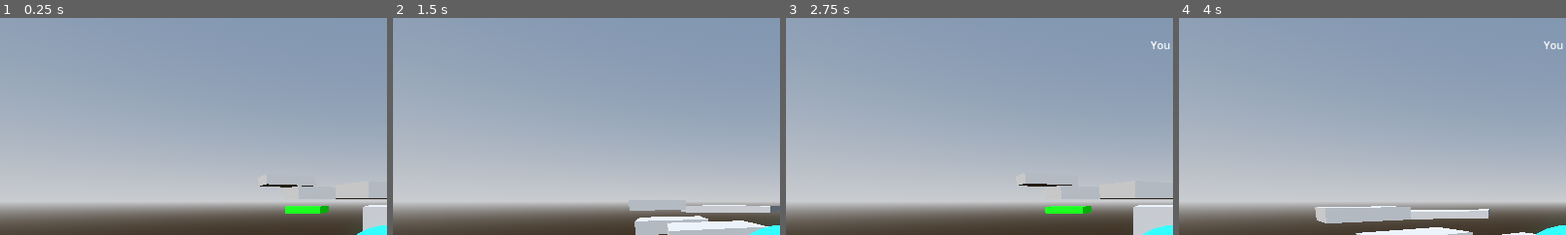
Above: before the commit, frames 1-4 (left to right).
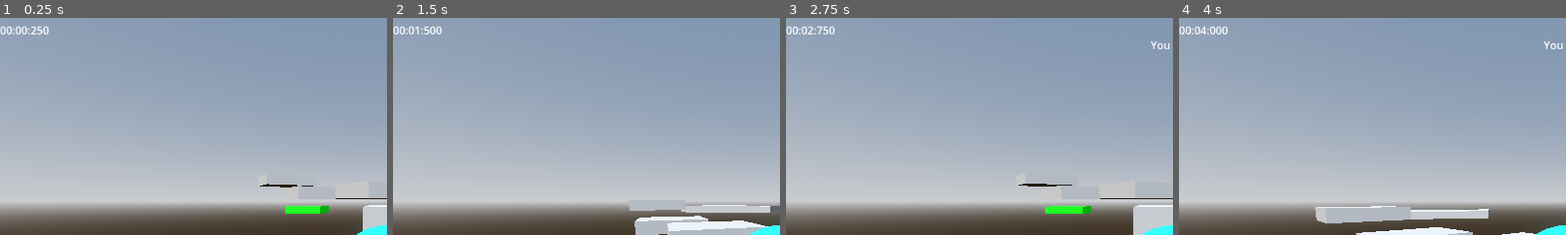
Above: after the commit, the same moments.

Repository: jpvds1/DDJD
Game: Godot game, scene res://scenes/levels/level_1.tscn
Same seed, same stepped clock (60 frames per second), same inputs: the game is played once before the commit and once after it.
Inputs (mouse positions are % of the whole screen's width and height, from its top left):
- Up to frame 1 (0.25 s): no input
- Up to frame 2 (1.5 s): tap Enter at 0.5 s; move the mouse to (55, 50) at 0.52 s; hold W (move_forwards) from 0.53 s (still down); tap Q (dash) at 0.6 s; tap Space (jump) at 0.77, 0.8, 1.07, 1.35 s; move the mouse to (45, 50) at 1.27 s
- Up to frame 3 (2.75 s): keep holding W (move_forwards); tap Space (jump) at 1.52, 1.82, 2.3 s; tap Q (dash) at 1.55, 2.1 s; move the mouse to (52, 48) at 2.02 s
- Up to frame 4 (4 s): keep holding W (move_forwards); move the mouse to (49, 52) at 2.77 s; tap Shift (sprint) at 2.85 s; tap Space (jump) at 3.02, 3.32, 3.77, 3.8 s; tap Q (dash) at 3.05, 3.6 s; move the mouse to (57, 51) at 3.52 s
The pictures show only the part of the screen within x 0-50%, y 0-50%; the shares and areas given below are measured in that part.

The runs differ from the first frame. In frame 1, 0.3% of the frame differs, in the area x 0-13%, y 4-8%; in frame 2, 0.2%; in frame 3, 0.2%; in frame 4, 0.3%.

Commit message:
feat: run timer

Diff:
--- a/platformer-game/scenes/levels/level_1.tscn
+++ b/platformer-game/scenes/levels/level_1.tscn
@@ -1,6 +1,7 @@
 [gd_scene format=3 uid="uid://bjnmrbepu0wl3"]
 
 [ext_resource type="PackedScene" uid="uid://ch7shhditu1lk" path="res://scenes/player/capsule_character.tscn" id="1_ksju7"]
+[ext_resource type="Script" uid="uid://cflc7oyeciht7" path="res://scripts/systems/level.gd" id="1_sk5k4"]
 [ext_resource type="PackedScene" uid="uid://dcgfprowomfpv" path="res://scenes/building_materials/killzone.tscn" id="3_nsrm0"]
 [ext_resource type="PackedScene" uid="uid://6sseieh1wxj" path="res://scenes/building_materials/checkpoint_platform.tscn" id="4_x42e6"]
 [ext_resource type="PackedScene" uid="uid://dy8jnv2byaaoj" path="res://scenes/ui/main_UI.tscn" id="5_6761a"]
@@ -20,6 +21,9 @@
 glow_enabled = true
 
 [node name="Empty Level" type="Node3D" unique_id=216242194]
+script = ExtResource("1_sk5k4")
+player_path = NodePath("CharacterBody3D")
+ui_path = NodePath("CanvasLayer")
 
 [node name="WorldEnvironment" type="WorldEnvironment" parent="." unique_id=751782853]
 environment = SubResource("Environment_jdsy5")
--- a/platformer-game/scenes/ui/main_UI.tscn
+++ b/platformer-game/scenes/ui/main_UI.tscn
@@ -5,64 +5,82 @@
 [node name="CanvasLayer" type="CanvasLayer" unique_id=9067626]
 script = ExtResource("1_gks1h")
 
-[node name="RootMargin" type="MarginContainer" parent="." unique_id=1389435374]
+[node name="HUD" type="Control" parent="." unique_id=1843155387]
+layout_mode = 3
+anchors_preset = 0
+offset_right = 40.0
+offset_bottom = 40.0
+
+[node name="RootMargin" type="MarginContainer" parent="HUD" unique_id=1389435374]
+layout_mode = 1
 anchors_preset = 2
 anchor_top = 1.0
 anchor_bottom = 1.0
-offset_top = -56.0
-offset_right = 40.0
+offset_top = 524.0
+offset_right = 280.0
+offset_bottom = 608.0
 grow_vertical = 0
 theme_override_constants/margin_left = 20
 theme_override_constants/margin_top = 20
 theme_override_constants/margin_right = 20
 theme_override_constants/margin_bottom = 20
 
-[node name="MainVBox" type="VBoxContainer" parent="RootMargin" unique_id=222113591]
+[node name="MainVBox" type="VBoxContainer" parent="HUD/RootMargin" unique_id=222113591]
 custom_minimum_size = Vector2(240, 0)
 layout_mode = 2
 theme_override_constants/separation = 10
 
-[node name="LivesContainer" type="HBoxContainer" parent="RootMargin/MainVBox" unique_id=760054353]
+[node name="LivesContainer" type="HBoxContainer" parent="HUD/RootMargin/MainVBox" unique_id=760054353]
 layout_mode = 2
 theme_override_constants/separation = 8
 alignment = 2
 
-[node name="JumpsContainer" type="HBoxContainer" parent="RootMargin/MainVBox" unique_id=1496545924]
+[node name="JumpsContainer" type="HBoxContainer" parent="HUD/RootMargin/MainVBox" unique_id=1496545924]
 layout_mode = 2
 theme_override_constants/separation = 10
 
-[node name="DashRow" type="Control" parent="RootMargin/MainVBox" unique_id=1522602988]
+[node name="DashRow" type="Control" parent="HUD/RootMargin/MainVBox" unique_id=1522602988]
 custom_minimum_size = Vector2(240, 24)
 layout_mode = 2
 
-[node name="DashBackground" type="ColorRect" parent="RootMargin/MainVBox/DashRow" unique_id=2104685644]
+[node name="DashBackground" type="ColorRect" parent="HUD/RootMargin/MainVBox/DashRow" unique_id=2104685644]
 layout_mode = 0
 offset_right = 240.0
 offset_bottom = 24.0
 color = Color(0.22, 0.22, 0.22, 1)
 
-[node name="DashFill" type="ColorRect" parent="RootMargin/MainVBox/DashRow" unique_id=219684222]
+[node name="DashFill" type="ColorRect" parent="HUD/RootMargin/MainVBox/DashRow" unique_id=219684222]
 layout_mode = 0
 offset_right = 240.0
 offset_bottom = 24.0
 color = Color(0.65, 0.65, 0.65, 1)
 
-[node name="MessageTop" type="MarginContainer" parent="." unique_id=1921871870]
+[node name="MessageTop" type="MarginContainer" parent="HUD" unique_id=1921871870]
+layout_mode = 1
 anchors_preset = 5
 anchor_left = 0.5
 anchor_right = 0.5
-offset_left = -0.5
-offset_right = 0.5
+offset_left = 555.5
+offset_right = 556.5
 offset_bottom = 53.0
 grow_horizontal = 2
 theme_override_constants/margin_top = 30
 
-[node name="MessageCenter" type="CenterContainer" parent="MessageTop" unique_id=907514883]
+[node name="MessageCenter" type="CenterContainer" parent="HUD/MessageTop" unique_id=907514883]
 layout_mode = 2
 
-[node name="MessageLabel" type="Label" parent="MessageTop/MessageCenter" unique_id=1279842124]
+[node name="MessageLabel" type="Label" parent="HUD/MessageTop/MessageCenter" unique_id=1279842124]
 layout_mode = 2
 horizontal_alignment = 1
+
+[node name="TimerMargin" type="MarginContainer" parent="HUD" unique_id=1012958205]
+layout_mode = 0
+offset_right = 40.0
+offset_bottom = 40.0
+
+[node name="TimerLabel" type="Label" parent="HUD/TimerMargin" unique_id=416225827]
+layout_mode = 2
+text = "00:00:00"
 
 [node name="LevelCompleteOverlay" type="Control" parent="." unique_id=1331541598]
 visible = false
--- /dev/null
+++ b/platformer-game/scripts/systems/level.gd
@@ -0,0 +1,52 @@
+extends Node3D
+
+@export var player_path: NodePath
+@export var ui_path: NodePath
+
+var player: Node = null
+var ui: Node = null
+
+var run_time := 0.0
+var timer_running := true
+
+func _ready() -> void:
+	player = get_node_or_null(player_path)
+	ui = get_node_or_null(ui_path)
+
+	if player == null:
+		push_error("Level: player not found.")
+		return
+
+	if ui == null:
+		push_error("Level: UI not found.")
+		return
+
+	player.end_reached.connect(_on_player_end_reached)
+
+	run_time = 0.0
+	timer_running = true
+	_update_ui_timer()
+
+
+func _process(delta: float) -> void:
+	if not timer_running:
+		return
+
+	run_time += delta
+	_update_ui_timer()
+
+func _on_player_end_reached() -> void:
+	timer_running = false
+	_update_ui_timer()
+
+func _update_ui_timer() -> void:
+	if ui:
+		ui.set_timer_text(_format_time(run_time))
+
+func _format_time(seconds: float) -> String:
+	var total_ms := int(round(seconds * 1000.0))
+	var minutes := total_ms / 60000
+	var secs := (total_ms % 60000) / 1000
+	var ms := total_ms % 1000
+
+	return "%02d:%02d:%03d" % [minutes, secs, ms]
--- a/platformer-game/scripts/ui/main_UI.gd
+++ b/platformer-game/scripts/ui/main_UI.gd
@@ -7,14 +7,16 @@
 # ---------------------------------------------------------
 
 # HUD
-@onready var lives_container: HBoxContainer = $RootMargin/MainVBox/LivesContainer
-@onready var jumps_container: HBoxContainer = $RootMargin/MainVBox/JumpsContainer
+@onready var lives_container: HBoxContainer = $HUD/RootMargin/MainVBox/LivesContainer
+@onready var jumps_container: HBoxContainer = $HUD/RootMargin/MainVBox/JumpsContainer
 
-@onready var dash_row: Control = $RootMargin/MainVBox/DashRow
-@onready var dash_background: ColorRect = $RootMargin/MainVBox/DashRow/DashBackground
-@onready var dash_fill: ColorRect = $RootMargin/MainVBox/DashRow/DashFill
+@onready var dash_row: Control = $HUD/RootMargin/MainVBox/DashRow
+@onready var dash_background: ColorRect = $HUD/RootMargin/MainVBox/DashRow/DashBackground
+@onready var dash_fill: ColorRect = $HUD/RootMargin/MainVBox/DashRow/DashFill
 
-@onready var message_label: Label = $MessageTop/MessageCenter/MessageLabel
+@onready var message_label: Label = $HUD/MessageTop/MessageCenter/MessageLabel
+
+@onready var timer_label: Label = $HUD/TimerMargin/TimerLabel
 
 # Level finish
 @onready var level_complete_overlay: Control = $LevelCompleteOverlay
@@ -139,3 +141,6 @@
 func _set_dash_fill_ratio(ratio: float) -> void:
 	ratio = clamp(ratio, 0.0, 1.0)
 	dash_fill.size.x = dash_row.size.x * ratio
+
+func set_timer_text(text: String) -> void:
+	timer_label.text = text
Not shown, added: platformer-game/scripts/systems/level.gd.uid
